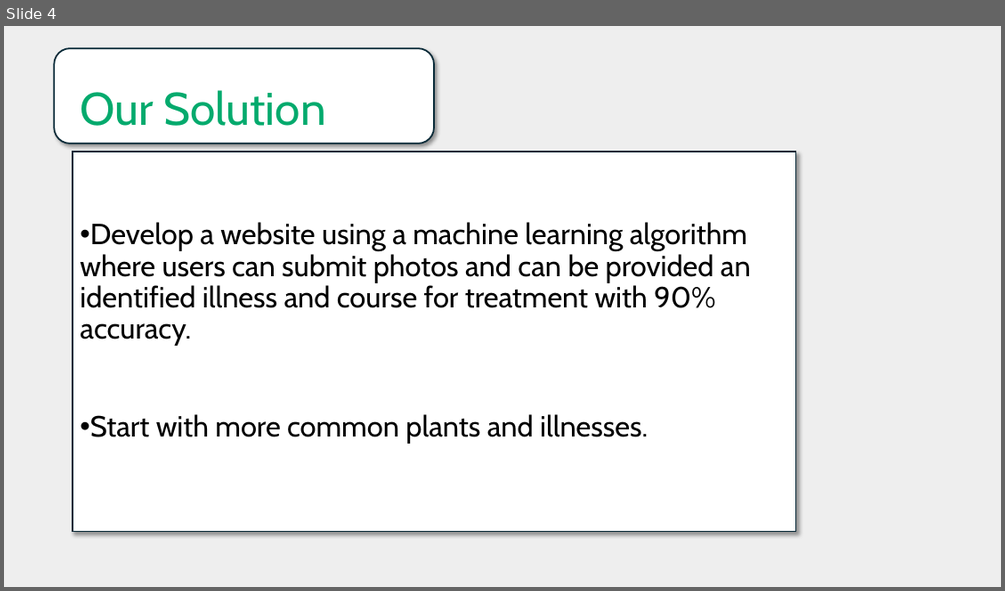
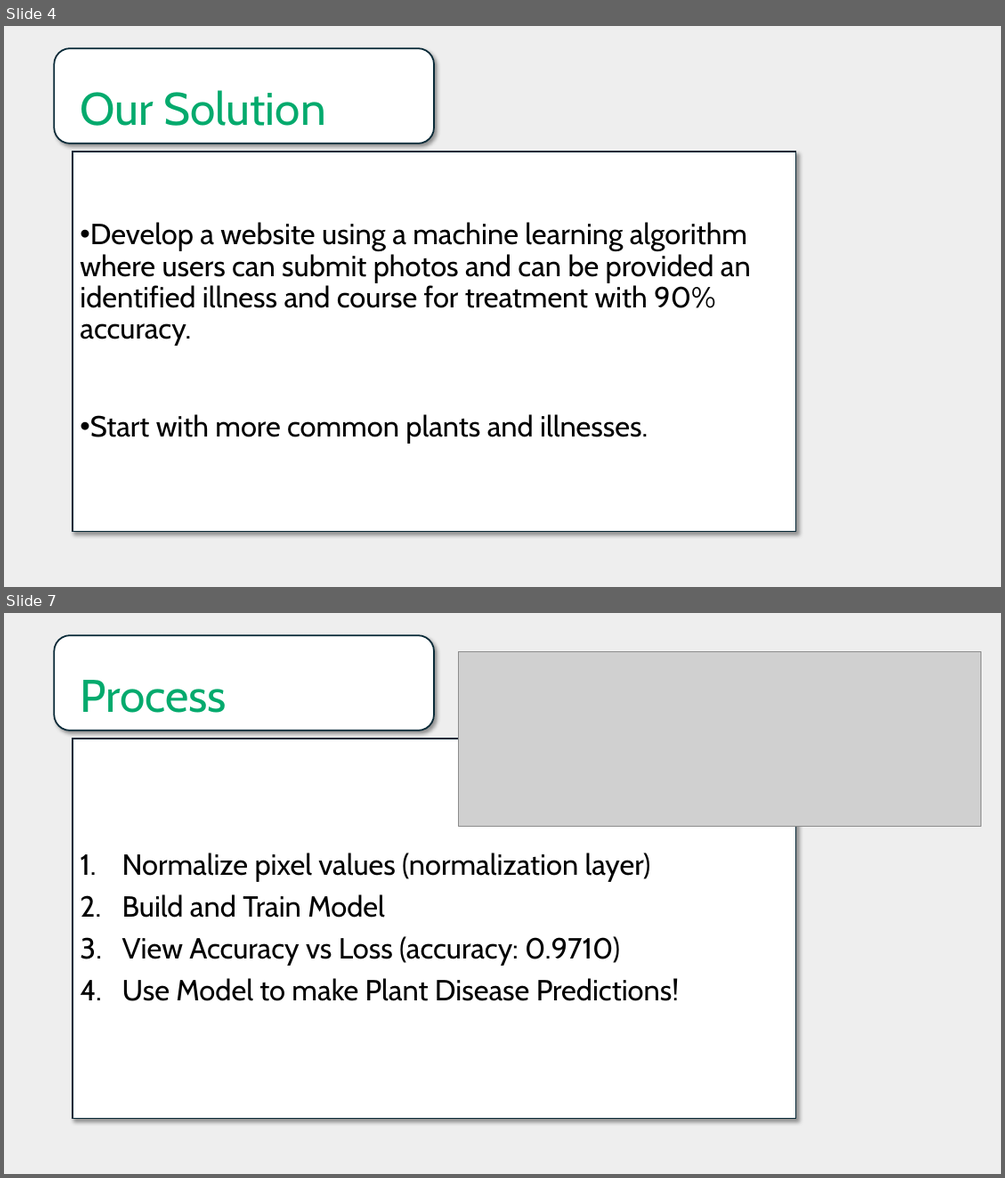
Before and after one commit to mlopez60/Project4, a slide deck: Plant_doctors.pptx. Shown one above the other, each under a label of ours: slide 4 before the commit, slides 4 and 7 after it; the slides between them are not shown. The pictures are 1005x591 and 1005x1178 pixels, drawn with LibreOffice and Linux fonts; fonts in the diff are those of the drawing; grey boxes stand for pictures. Boxes give left, top, right and bottom in pixels: in the first picture for what was removed or moved away, otherwise in the second. Text is boxed around its words. In the diff, an @@ line names an element or a change of style, - is before the commit and + after.

Commit message:
powerpoint process updates

```diff
--- a/Plant_doctors.pptx
+++ b/Plant_doctors.pptx
@@ slide 7 added at box(4, 613, 1001, 1174), background #EEEEEE @@
@@ rounded rectangle added at box(54, 635, 434, 730), fill #FFFFFF, outline #092A39 1.5 pt @@
@@ picture added at box(459, 651, 981, 826) @@
@@ title added at box(80, 680, 226, 713), 44 pt, text #04AA6D @@
+Process
@@ text added at box(73, 738, 796, 1119), fill #FFFFFF, outline #092A39 1.5 pt, 28 pt, text #000000 @@
+1. Normalize pixel values (normalization layer)
+2. Build and Train Model
+3. View Accuracy vs Loss (accuracy: 0.9710)
+4. Use Model to make Plant Disease Predictions!
```
Also in this commit, not shown: 2 slides changed, 1 other slide added, 2 slides removed.
